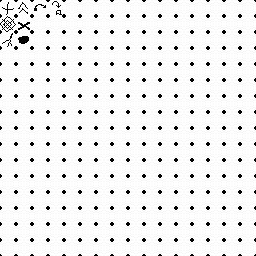
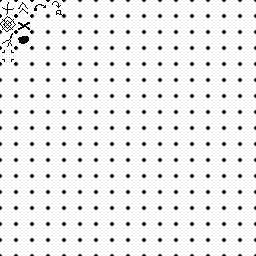
The second 256x256 image is a revision of the first. Changes to its layers:
painted on "runes" over [2,50,14,62]
